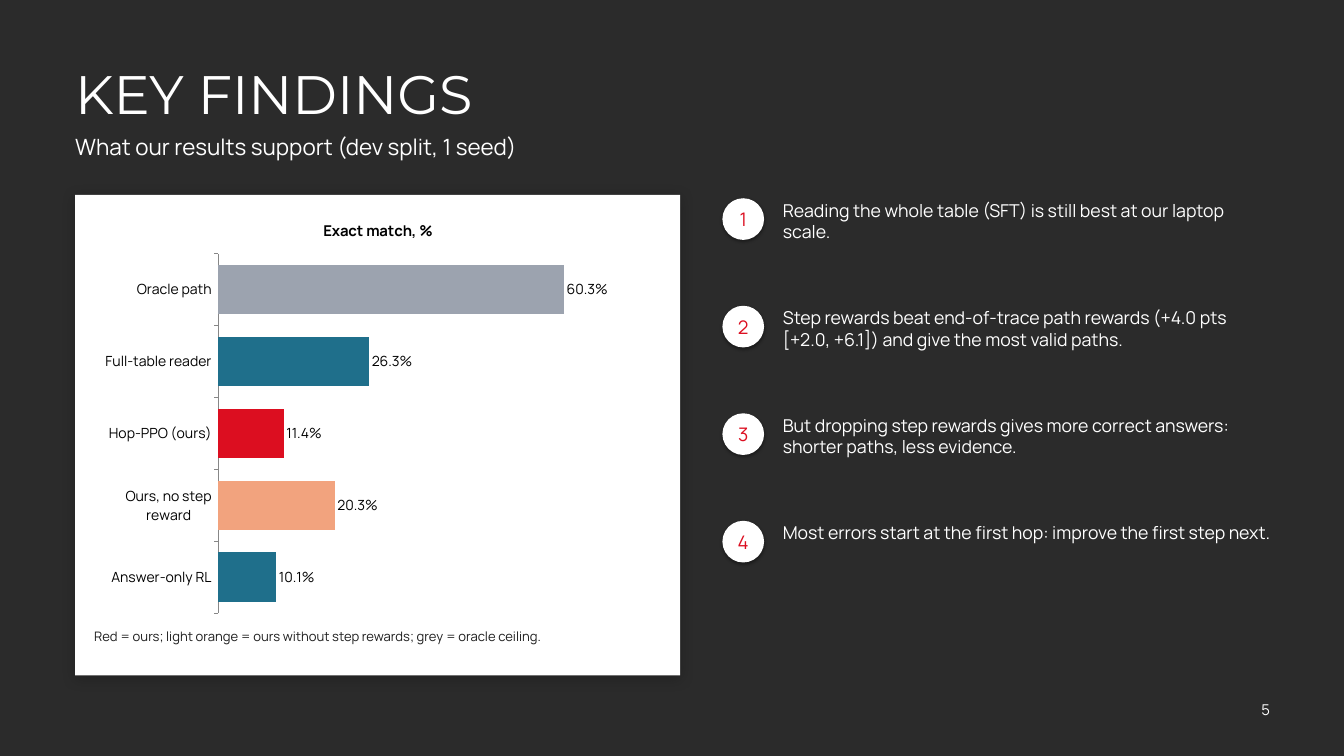
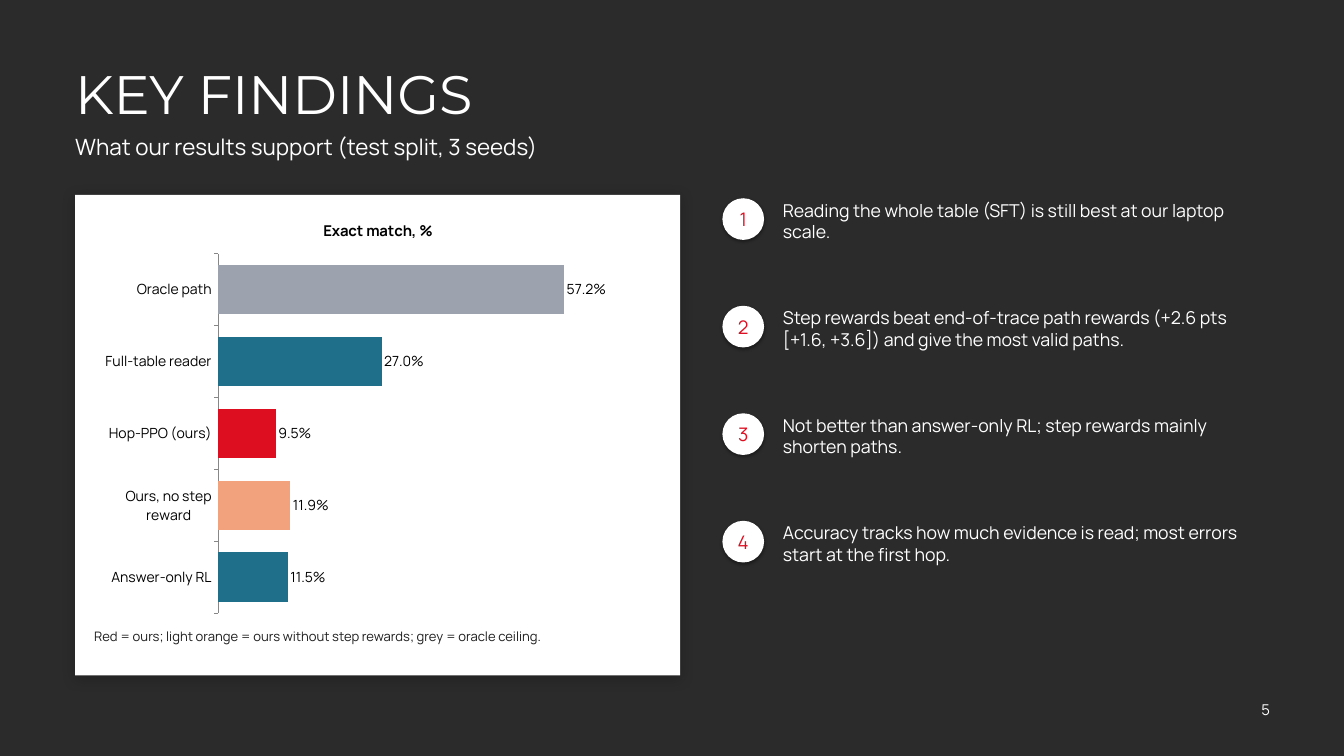
Before and after one commit to Dhruv-Git21/CS769-TableHopPPO, a slide deck: slide 6 of deliverables/pre_end_semester_presentation.pptx. Drawn at 1344x756 pixels with LibreOffice and Linux fonts; fonts in the diff are those of the drawing; background and template pictures are left out; a plain dark background stands for a picture behind light text. Boxes give left, top, right and bottom in pixels: in the first picture for what was removed or moved away, otherwise in the second. Text is boxed around its words. In the diff, an @@ line names an element or a change of style, - is before the commit and + after.

```diff
--- a/deliverables/pre_end_semester_presentation.pptx
+++ b/deliverables/pre_end_semester_presentation.pptx
@@ text at (75, 136, 537, 161): text changed @@
-What our results support (dev split, 1 seed)
+What our results support (test split, 3 seeds)
@@ bar chart at (94, 205, 662, 622) @@
-Series 1: 60.3, 26.3, 11.4, 20.3, 10.1
+Series 1: 57.2, 27, 9.5, 11.9, 11.5
@@ value axis changed @@
@@ text at (783, 309, 1227, 351): text changed @@
-Step rewards beat end-of-trace path rewards (+4.0 pts [+2.0, +6.1]) and give the most valid paths.
+Step rewards beat end-of-trace path rewards (+2.6 pts [+1.6, +3.6]) and give the most valid paths.
@@ text at (783, 419, 1207, 457): text changed @@
-But dropping step rewards gives more correct answers: shorter paths, less evidence.
+Not better than answer-only RL; step rewards mainly shorten paths.
@@ text at (783, 526, 1238, 566): text changed @@
-Most errors start at the first hop: improve the first step next.
+Accuracy tracks how much evidence is read; most errors start at the first hop.
```
Also in this commit, not shown: 1 other slide changed.
